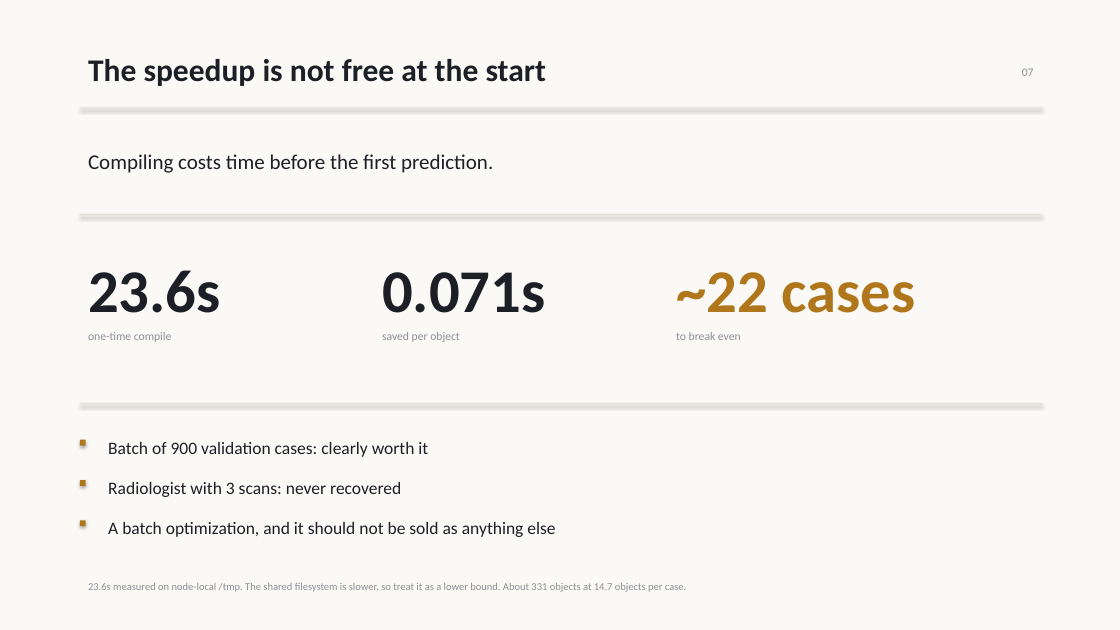
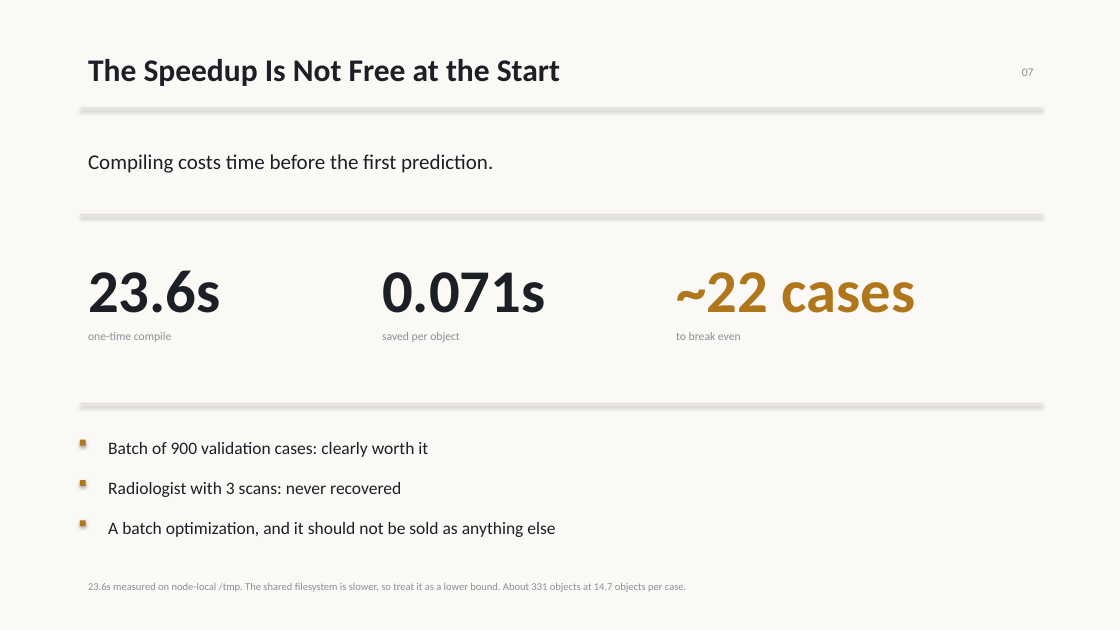
Before and after one commit to pentaexe/VoxTell-main, a slide deck: slide 7 of slides.pptx. Drawn at 1120x630 pixels with LibreOffice and Linux fonts; fonts in the diff are those of the drawing. Boxes give left, top, right and bottom in pixels: in the first picture for what was removed or moved away, otherwise in the second. Text is boxed around its words. In the diff, an @@ line names an element or a change of style, - is before the commit and + after.

```diff
--- a/slides.pptx
+++ b/slides.pptx
@@ text at (88, 59, 560, 86): text changed @@
-The speedup is not free at the start
+The Speedup Is Not Free at the Start
```
Also in this commit, not shown: 6 other slides changed, 1 other file.
